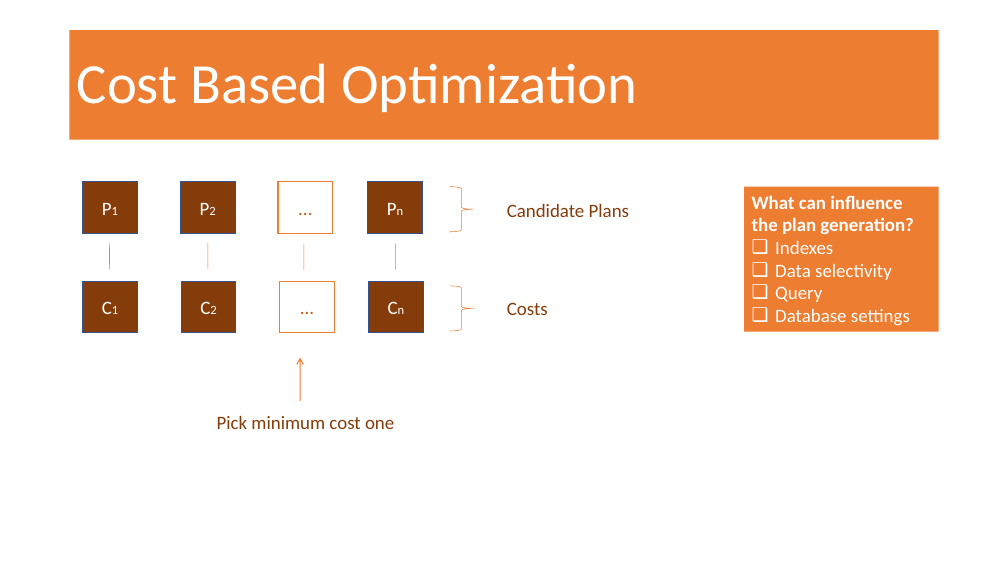
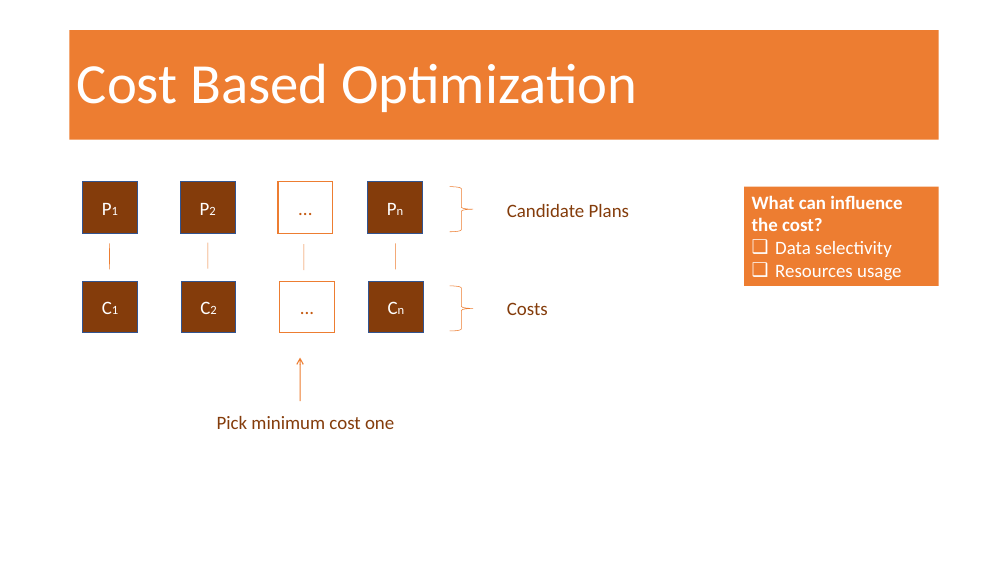
Before and after one commit to tgrabus/SQLServerMaintenance, a slide deck: slide 4 of 4_statistics/Statistics.pptx. Drawn at 1008x567 pixels with LibreOffice and Linux fonts; fonts in the diff are those of the drawing. Boxes give left, top, right and bottom in pixels: in the first picture for what was removed or moved away, otherwise in the second. Text is boxed around its words. In the diff, an @@ line names an element or a change of style, - is before the commit and + after.

```diff
--- a/4_statistics/Statistics.pptx
+++ b/4_statistics/Statistics.pptx
@@ rectangle "What can influence the cost?": place and size @@
-rectangle "What can influence the cost?" at [744, 187, 938, 332]
+rectangle "What can influence the cost?" at [744, 187, 938, 286]
@@ text in rectangle at [752, 195, 902, 231]: text changed @@
-What can influence the plan generation?
-❑ Indexes
+What can influence the cost?
@@ text in rectangle at [775, 265, 901, 281]: text changed @@
-❑ Query
-❑ Database settings
+❑ Resources usage
```
Also in this commit, not shown: 1 other slide changed.
